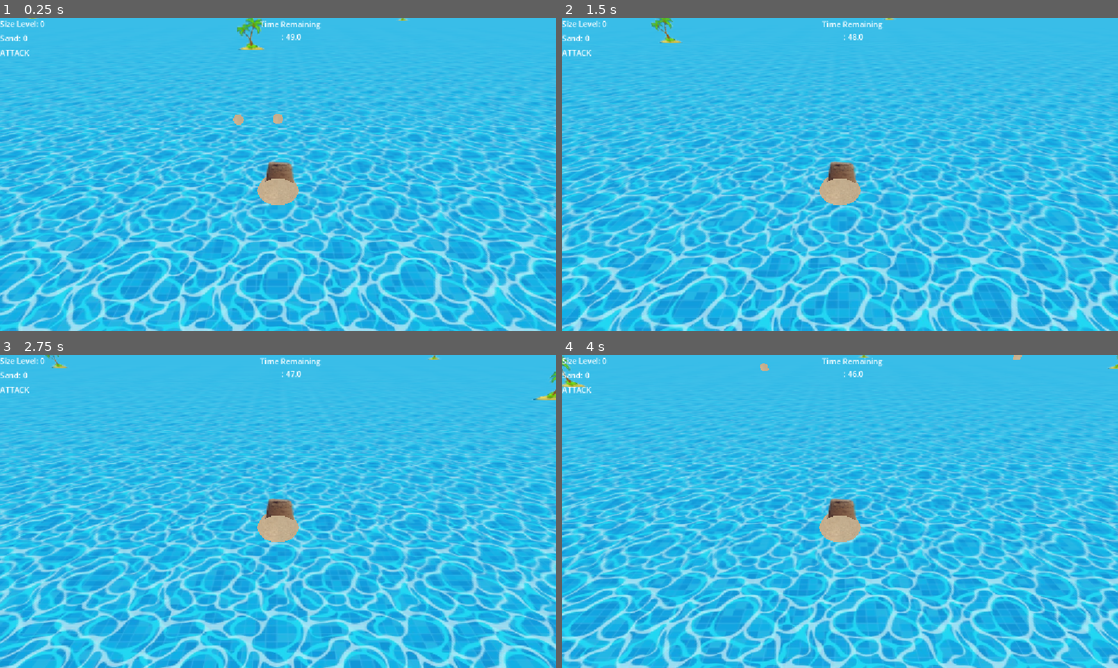
Above: before the commit, frames 1-4 (two rows, left to right).
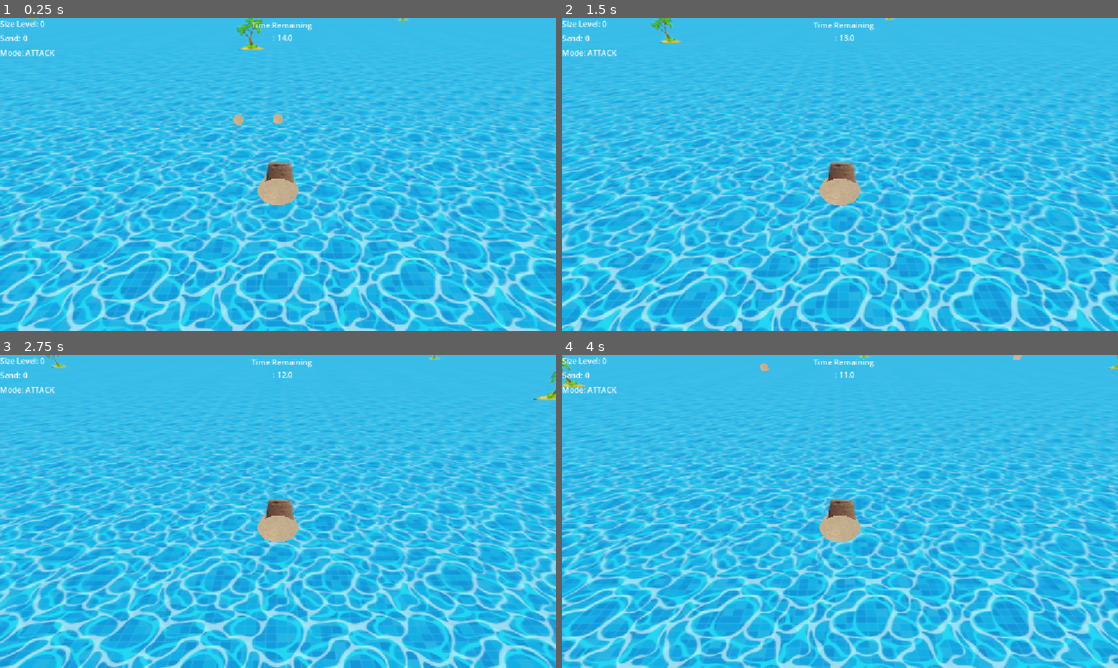
Above: after the commit, the same moments.

Repository: EssithAbertay/islands-game-jam
Game: Godot game, scene res://Scenes/enviroment.tscn
Same seed, same stepped clock (60 frames per second), same inputs: the game is played once before the commit and once after it.
Inputs (mouse positions are in pixels of both pictures, inside the frame that each line leads up to):
- Up to frame 1 (0.25 s): no input
- Up to frame 2 (1.5 s): tap Space (space) at 0.5, 0.8, 1.25, 1.35 s; move the mouse to (962, 158) at 0.52 s; press the mouse at (962, 158) at 0.53 s; hold D (move_right) 0.53-1.28 s; move the mouse to (728, 190) at 1.27 s; release the mouse at (728, 190) at 1.28 s; hold S (move_back) from 1.28 s (still down)
- Up to frame 3 (2.75 s): click (166, 527) at 1.55 s; tap Space (space) at 2, 2.3 s; move the mouse to (333, 442) at 2.02 s; release S (move_back) at 2.03 s; press the mouse at (333, 442) at 2.03 s; hold D (move_right) from 2.03 s (still down)
- Up to frame 4 (4 s): tap Space (space) at 2.75, 2.85, 3.5, 3.8 s; move the mouse to (812, 574) at 2.77 s; release D (move_right) at 2.78 s; release the mouse at (812, 574) at 2.78 s; hold W (move_forward) 2.78-3.53 s; click (812, 574) at 3.05 s; move the mouse to (1006, 558) at 3.52 s; press the mouse at (1006, 558) at 3.53 s; hold A (move_left) from 3.53 s (still down)

The runs differ from the first frame. In frame 1, 0.4% of the frame differs, in the area x 0-58%, y 0-13%; in frame 2, 0.4%; in frame 3, 0.4%; in frame 4, 0.4%.

Commit message:
more changes

Diff:
--- /dev/null
+++ b/Scenes/HUD/EnemiesRemaining.tscn
@@ -0,0 +1,18 @@
+[gd_scene format=3 uid="uid://nyet0f1m8k0l"]
+
+[node name="Time" type="Control" unique_id=2047506876]
+layout_mode = 3
+anchors_preset = 5
+anchor_left = 0.5
+anchor_right = 0.5
+grow_horizontal = 2
+
+[node name="Label" type="Label" parent="." unique_id=1055747093]
+layout_mode = 0
+offset_left = -37.0
+offset_top = 1.0
+offset_right = 36.0
+offset_bottom = 50.0
+text = "Time Left
+100s"
+horizontal_alignment = 1
--- a/Scenes/enemy/enemy_island.tscn
+++ b/Scenes/enemy/enemy_island.tscn
@@ -4,12 +4,19 @@
 [ext_resource type="Script" uid="uid://cljktj0ysk2o0" path="res://Scripts/island_s.gd" id="1_m71jm"]
 [ext_resource type="PackedScene" uid="uid://dqw3udxe25oaf" path="res://Scenes/enemy/enemy_boat.tscn" id="2_5vonq"]
 
+[sub_resource type="SphereShape3D" id="SphereShape3D_6gp1l"]
+radius = 4.4427595
+
 [node name="EnemyIsland" type="Node3D" unique_id=1749570327]
 script = ExtResource("1_m71jm")
-enemy_spawn_rate = 5.0
 boat = ExtResource("2_5vonq")
 
 [node name="Sprite3D" type="Sprite3D" parent="." unique_id=627668633]
 transform = Transform3D(0.205, 0, 0, 0, 0.205, 0, 0, 0, 0.205, 0, 0, 0)
 render_priority = 1
 texture = ExtResource("1_7881a")
+
+[node name="Area3D" type="Area3D" parent="." unique_id=35657209 groups=["pickup"]]
+
+[node name="CollisionShape3D" type="CollisionShape3D" parent="Area3D" unique_id=1988679538]
+shape = SubResource("SphereShape3D_6gp1l")
--- a/Scenes/enviroment.tscn
+++ b/Scenes/enviroment.tscn
@@ -12,6 +12,7 @@
 [ext_resource type="Script" uid="uid://bktqrfgabgqch" path="res://Scripts/island_manager_s.gd" id="9_fnrag"]
 [ext_resource type="PackedScene" uid="uid://jkf6y1djqkwm" path="res://Scenes/HUD/Time.tscn" id="9_mnko7"]
 [ext_resource type="PackedScene" uid="uid://td3csq38aygk" path="res://Scenes/HUD/Popup.tscn" id="10_d66yy"]
+[ext_resource type="PackedScene" uid="uid://nyet0f1m8k0l" path="res://Scenes/HUD/EnemiesRemaining.tscn" id="10_m81p3"]
 [ext_resource type="Shader" uid="uid://bupxg588w5lrl" path="res://Shaders/customsky.tres" id="12_d66yy"]
 
 [sub_resource type="StandardMaterial3D" id="StandardMaterial3D_m81p3"]
@@ -55,7 +56,7 @@
 
 [node name="HolePlayer" parent="." unique_id=391892986 instance=ExtResource("4_rw8p7")]
 transform = Transform3D(1, 0, 0, 0, 1, 0, 0, 0, 1, 0.017916441, -4.7683716e-07, -2.058532)
-attackModeTimer = 50
+attackModeTimer = 15
 
 [node name="PickupManager" parent="." unique_id=600735694 instance=ExtResource("5_rw8p7")]
 timerMax = 1.0
@@ -97,13 +98,24 @@
 
 [node name="Time" parent="CanvasLayer/Control" unique_id=2047506876 instance=ExtResource("9_mnko7")]
 layout_mode = 1
-offset_left = 556.0
-offset_right = 556.0
+offset_left = 538.0
+offset_top = 2.0
+offset_right = 538.0
+offset_bottom = 2.0
+
+[node name="EnemiesRemaining" parent="CanvasLayer/Control" unique_id=1777217421 instance=ExtResource("10_m81p3")]
+layout_mode = 1
+offset_left = 538.0
+offset_top = 2.0
+offset_right = 538.0
+offset_bottom = 2.0
 
 [node name="Popup" parent="CanvasLayer/Control" unique_id=917695254 instance=ExtResource("10_d66yy")]
 layout_mode = 1
-offset_left = 556.0
-offset_right = 556.0
+offset_left = 553.0
+offset_top = 607.0
+offset_right = 553.0
+offset_bottom = 607.0
 
 [node name="IslandManager" type="Node" parent="." unique_id=228367396]
 script = ExtResource("9_fnrag")
--- a/Scenes/hole_player.tscn
+++ b/Scenes/hole_player.tscn
@@ -45,8 +45,8 @@
 [node name="HolePlayer" type="CharacterBody3D" unique_id=391892986 groups=["player"]]
 collision_layer = 3
 script = ExtResource("1_bfwi4")
+player_score = 500
 turret = ExtResource("2_aa4id")
-turret_cost = 30
 
 [node name="CollisionShape3D2" type="CollisionShape3D" parent="." unique_id=1460211735]
 transform = Transform3D(2.375, 0, 0, 0, 2.375, 0, 0, 0, 2.375, 0, 0, 0)
--- a/Scripts/gamestate.gd
+++ b/Scripts/gamestate.gd
@@ -1,10 +1,14 @@
 extends Node
 
 var player_score: int = 0
-enum Mode {ATTACK, DEFEND, SETUP}
+enum Mode {ATTACK, DEFEND, SETUP, SETUPATTACK}
 var mode: Mode = Mode.ATTACK
 var swapping_mode: bool = false
 var current_stage: int = 0
+var turretCost:int = 10
+var turretCostScaling = 1.1
+var spawnWave: bool = false
+var numberOfWavesToSpawn: int = 3
 
 # Called when the node enters the scene tree for the first time.
 func _ready() -> void:
--- a/Scripts/hole_player_s.gd
+++ b/Scripts/hole_player_s.gd
@@ -22,30 +22,37 @@
 @export var attackModeTimer: int = 100
 var attackModeTimerRemaining: float = 0
 @export var turret: PackedScene
-@export var turret_cost = 10
 
 @onready var level_r: Control = $"../CanvasLayer/Control/VBoxContainer/Level"
 @onready var mode_r: Control = $"../CanvasLayer/Control/VBoxContainer/Mode"
 @onready var sand_r: Control = $"../CanvasLayer/Control/VBoxContainer/Sand"
 @onready var time_r: Control = $"../CanvasLayer/Control/Time"
 @onready var popup_r: Control = $"../CanvasLayer/Control/Popup"
+@onready var enemies_remaining_r: Control = $"../CanvasLayer/Control/EnemiesRemaining"
 
 @onready var cam = $Camera3D
 @onready var ocean: Sprite3D = $"../Sprite3D"
 
-@export var turretCostScaling: float = 1.1
+var goToDefend: bool = false
+@export var waveCd:float = 3
+var waveCdRemaining:float = 0
+var wavesSpawned:int = 0
+var wavesAllSpawned:bool=false
+
 func _ready() -> void:
 	if tex_array.size() > 0:
 		$Sprite3D.texture = tex_array[0]
+	popup_r.visible = false
+	enemies_remaining_r.visible = false
 
 func _input(event: InputEvent) -> void:
-	if(GameState.mode == GameState.Mode.DEFEND):
+	if(GameState.mode == GameState.Mode.DEFEND or GameState.mode == GameState.Mode.SETUP):
 		if event.is_action_pressed("left_mouse"):
 			print("Tryna build turret")
-			if(GameState.player_score >= turret_cost):
-				GameState.player_score -= turret_cost
+			if(GameState.player_score >= GameState.turretCost):
+				GameState.player_score -= GameState.turretCost
 
-				turret_cost *= turretCostScaling
+				GameState.turretCost *= GameState.turretCostScaling
 
 				var mouse_pos = event.position
 				print(mouse_pos)
@@ -56,15 +63,14 @@
 				query.collision_mask = 1
 				var result = get_world_3d().direct_space_state.intersect_ray(query)
 
-
 				if result:
 					var turret_instance = turret.instantiate()
 					turret_instance.position = Vector3(result.position.x,0,result.position.z)
 					get_parent().add_child(turret_instance)
-	elif(GameState.mode == GameState.Mode.SETUP):
+
+	if(GameState.mode == GameState.Mode.SETUP):
 		if(Input.is_action_pressed("space")):
-			GameState.state = GameState.Mode.DEFEND
-
+			goToDefend = true
 
 func _process(delta):
 	# scaling
@@ -79,19 +85,51 @@
 			scaling = false
 			$CPUParticles3D_level.emitting = false;
 
-	  	# swapping
-
+	# swapping
 	if(GameState.mode == GameState.Mode.ATTACK):
 		attackModeTimerRemaining += delta
 
+		# moving to setup mode
 		if (attackModeTimerRemaining >= attackModeTimer):
 			GameState.mode = GameState.Mode.SETUP
 			attackModeTimerRemaining = attackModeTimer
 			cam.position.y *=2
-			popup_r.get_node("Label").text = "Press Space To Start Wave!"
+			popup_r.visible = true
+			time_r.visible = false
+	# going to defend
+	elif(GameState.mode == GameState.Mode.SETUP):
+		if(goToDefend):
+			goToDefend = false
+			GameState.mode = GameState.Mode.DEFEND
+			enemies_remaining_r.visible = true
+			popup_r.visible = false
 
+			waveCdRemaining = waveCd - 1.5
+	# moving bacck to attack mode when enemies are dead
 	elif (GameState.mode == GameState.Mode.DEFEND):
-		pass
+		if(!wavesAllSpawned):
+			waveCdRemaining += delta
+			if (waveCdRemaining < waveCd and GameState.spawnWave):
+				GameState.spawnWave = false
+
+			if (waveCdRemaining >= waveCd):
+				waveCdRemaining = 0
+				GameState.spawnWave = true
+				wavesSpawned += 1
+
+			if(wavesSpawned >= GameState.numberOfWavesToSpawn):
+				GameState.spawnWave = false
+				wavesAllSpawned = true
+		else:
+			# wait till all enemies defeated to carry on
+			if(get_tree().get_nodes_in_group("enemy").size() <= 0):
+				GameState.mode = GameState.Mode.SETUPATTACK
+				popup_r.visible = true
+				enemies_remaining_r.visible = false
+				popup_r.get_node("Label").text = "All enemies in wave defated!\n Press space to continue"
+
+	elif (GameState.mode == GameState.Mode.SETUPATTACK):
+		time_r.visible=true
 
 	updateGameState()
 
@@ -120,7 +158,6 @@
 				$Sprite3D.texture = tex_array[current_stage/2]
 				#$Sprite3D.texture = load("res://Assets/castle6.png")
 
-
 func _physics_process(delta):
 
 	if(GameState.mode == GameState.Mode.ATTACK):
@@ -142,22 +179,20 @@
 			position.z -= 1
 		move_and_slide()
 
-	elif(GameState.mode == GameState.Mode.DEFEND):
-
-		if Input.is_action_pressed("move_right") and position.x < (ocean.global_position.x + ((ocean.texture.get_width()/2) * ocean.scale.x))*ocean.pixel_size-15:
+	else:
+		if Input.is_action_pressed("move_right") and cam.position.x < (ocean.global_position.x + ((ocean.texture.get_width()/2) * ocean.scale.x))*ocean.pixel_size-15:
 			cam.position.x += 1
-		if Input.is_action_pressed("move_left") and position.x > (ocean.global_position.x - ((ocean.texture.get_width()/2) * ocean.scale.x))*ocean.pixel_size+15:
+		if Input.is_action_pressed("move_left") and cam.position.x > (ocean.global_position.x - ((ocean.texture.get_width()/2) * ocean.scale.x))*ocean.pixel_size+15:
 			cam.position.x -= 1
-		if Input.is_action_pressed("move_back") and position.z < (ocean.global_position.z + ((ocean.texture.get_height()/2) * ocean.scale.z))*ocean.pixel_size-15:
+		if Input.is_action_pressed("move_back") and cam.position.z < (ocean.global_position.z + ((ocean.texture.get_height()/2) * ocean.scale.z))*ocean.pixel_size-15:
 			cam.position.z += 1
-		if Input.is_action_pressed("move_forward") and position.z > (ocean.global_position.z - ((ocean.texture.get_height()/2) * ocean.scale.z))*ocean.pixel_size+15:
+		if Input.is_action_pressed("move_forward") and cam.position.z > (ocean.global_position.z - ((ocean.texture.get_height()/2) * ocean.scale.z))*ocean.pixel_size+15:
 			cam.position.z -= 1
-
 
 func updateGameState():
 	GameState.current_stage = current_stage
 
 	level_r.get_node("Label").text = "Size Level: "+str(current_stage)
 	sand_r.get_node("Label").text = "Sand: " + str(GameState.player_score)
-	mode_r.get_node("Label").text = "ATTACK" if GameState.mode == GameState.Mode.ATTACK else "DEFENCE"  if GameState.mode == GameState.Mode.DEFEND else "SETUP"
+	mode_r.get_node("Label").text = "Mode: " + "ATTACK" if GameState.mode == GameState.Mode.ATTACK else "DEFENCE"  if GameState.mode == GameState.Mode.DEFEND else "SETUP"
 	time_r.get_node("Label").text = "Time Remaining \n: " + str(floor(attackModeTimer - attackModeTimerRemaining))
--- a/Scripts/island_s.gd
+++ b/Scripts/island_s.gd
@@ -1,7 +1,4 @@
 extends Node
-
-@export var enemy_spawn_rate:float = 1
-var enemy_spawn_cd = 0
 
 @export var boat: PackedScene
 
@@ -11,13 +8,8 @@
 
 # Called every frame. 'delta' is the elapsed time since the previous frame.
 func _process(delta: float) -> void:
-
 	# only spawn enemies when in defence mode
-	if(GameState.mode == GameState.Mode.DEFEND):
-		enemy_spawn_cd += delta
-		if(enemy_spawn_cd >= enemy_spawn_rate):
-			enemy_spawn_cd = 0
-
+	if(GameState.spawnWave):
 			var boat_instance = boat.instantiate()
 			add_child(boat_instance)
 			boat_instance.global_position.y = -1
